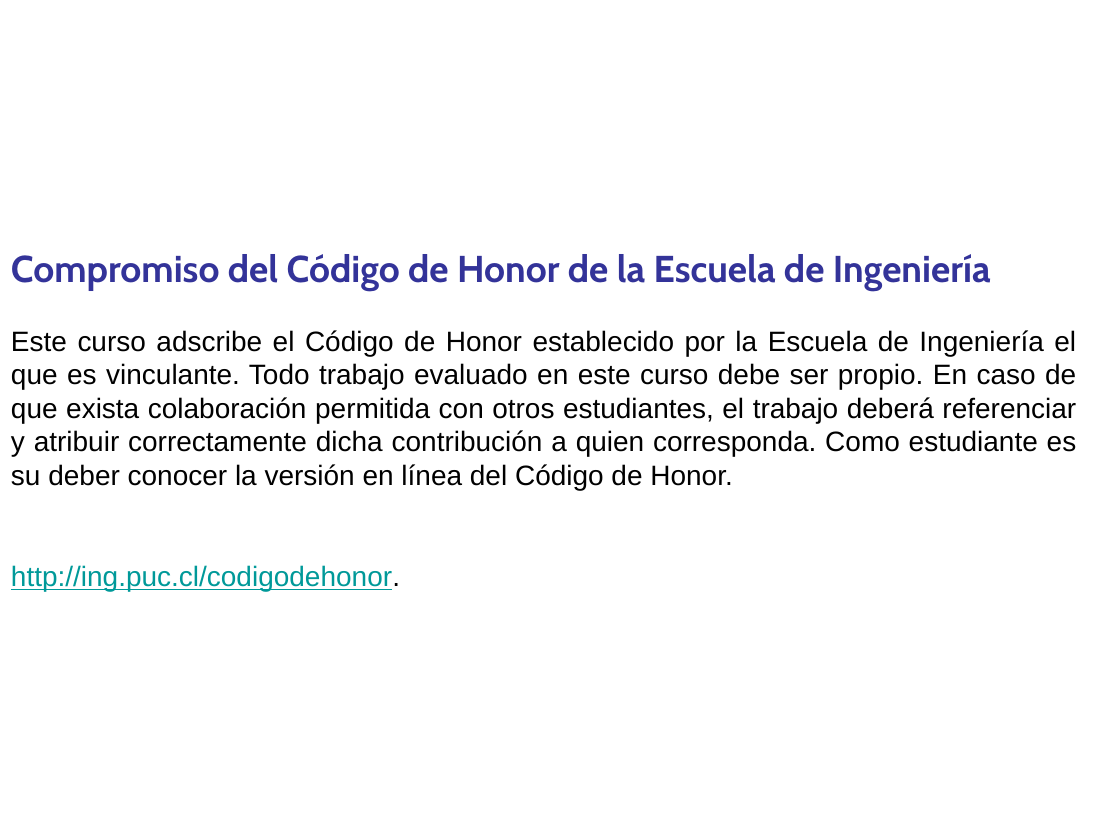
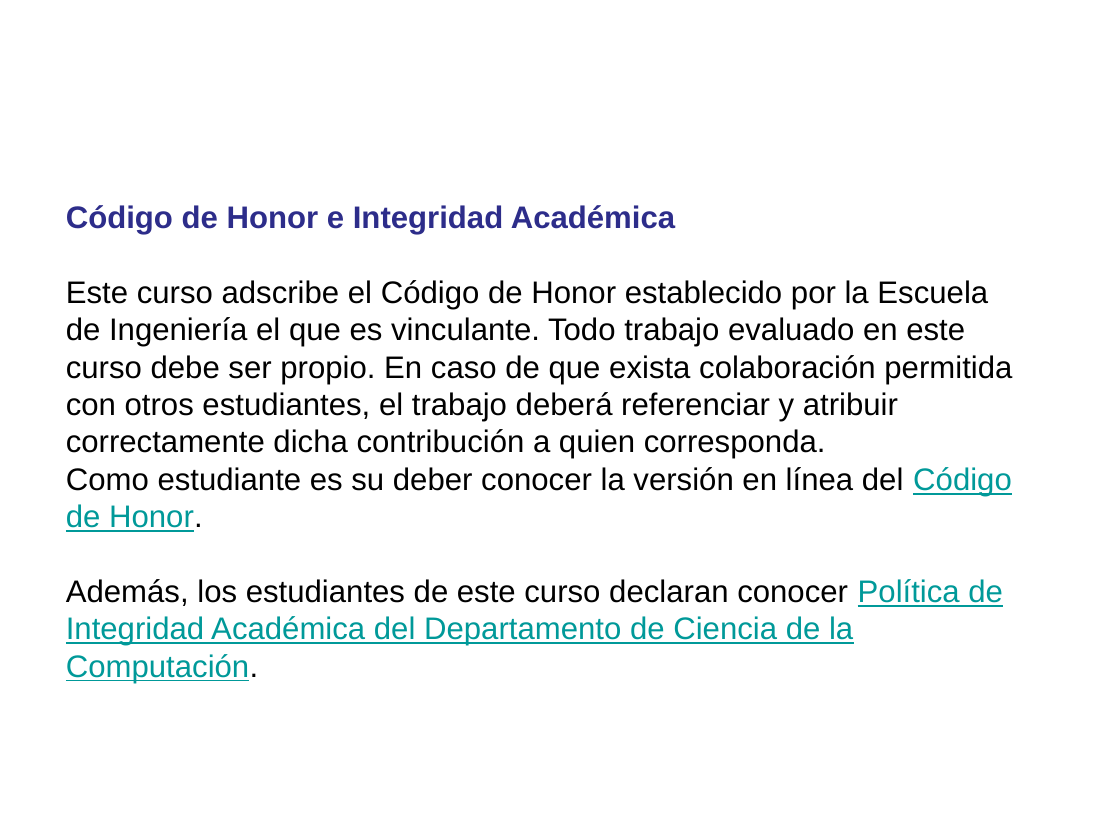
Before and after one commit to domingomery/patrones, a slide deck: slide 13 of clases/Cap00_Lineas_Generales/program/PAT00_Presentacion.pptx. Drawn at 1120x840 pixels with LibreOffice and Linux fonts; fonts in the diff are those of the drawing. Boxes give left, top, right and bottom in pixels: in the first picture for what was removed or moved away, otherwise in the second. Text is boxed around its words. In the diff, an @@ line names an element or a change of style, - is before the commit and + after.

```diff
--- a/clases/Cap00_Lineas_Generales/program/PAT00_Presentacion.pptx
+++ b/clases/Cap00_Lineas_Generales/program/PAT00_Presentacion.pptx
@@ text at [66, 205, 1012, 683]: text changed; size 18 to 20 pt @@
-Compromiso del Código de Honor de la Escuela de Ingeniería
-Este curso adscribe el Código de Honor establecido por la Escuela de Ingeniería el que es vinculante. Todo trabajo evaluado en este curso debe ser propio. En caso de que exista colaboración permitida con otros estudiantes, el trabajo deberá referenciar y atribuir correctamente dicha contribución a quien corresponda. Como estudiante es su deber conocer la versión en línea del Código de Honor.
-http://ing.puc.cl/codigodehonor.
+Código de Honor e Integridad Académica
+Este curso adscribe el Código de Honor establecido por la Escuela de Ingeniería el que es vinculante. Todo trabajo evaluado en este curso debe ser propio. En caso de que exista colaboración permitida con otros estudiantes, el trabajo deberá referenciar y atribuir correctamente dicha contribución a quien corresponda.
+Como estudiante es su deber conocer la versión en línea del Código de Honor.
+Además, los estudiantes de este curso declaran conocer Política de Integridad Académica del Departamento de Ciencia de la Computación.
```
Also in this commit, not shown: 1 other slide changed, 4 slides removed, 4 other files.
